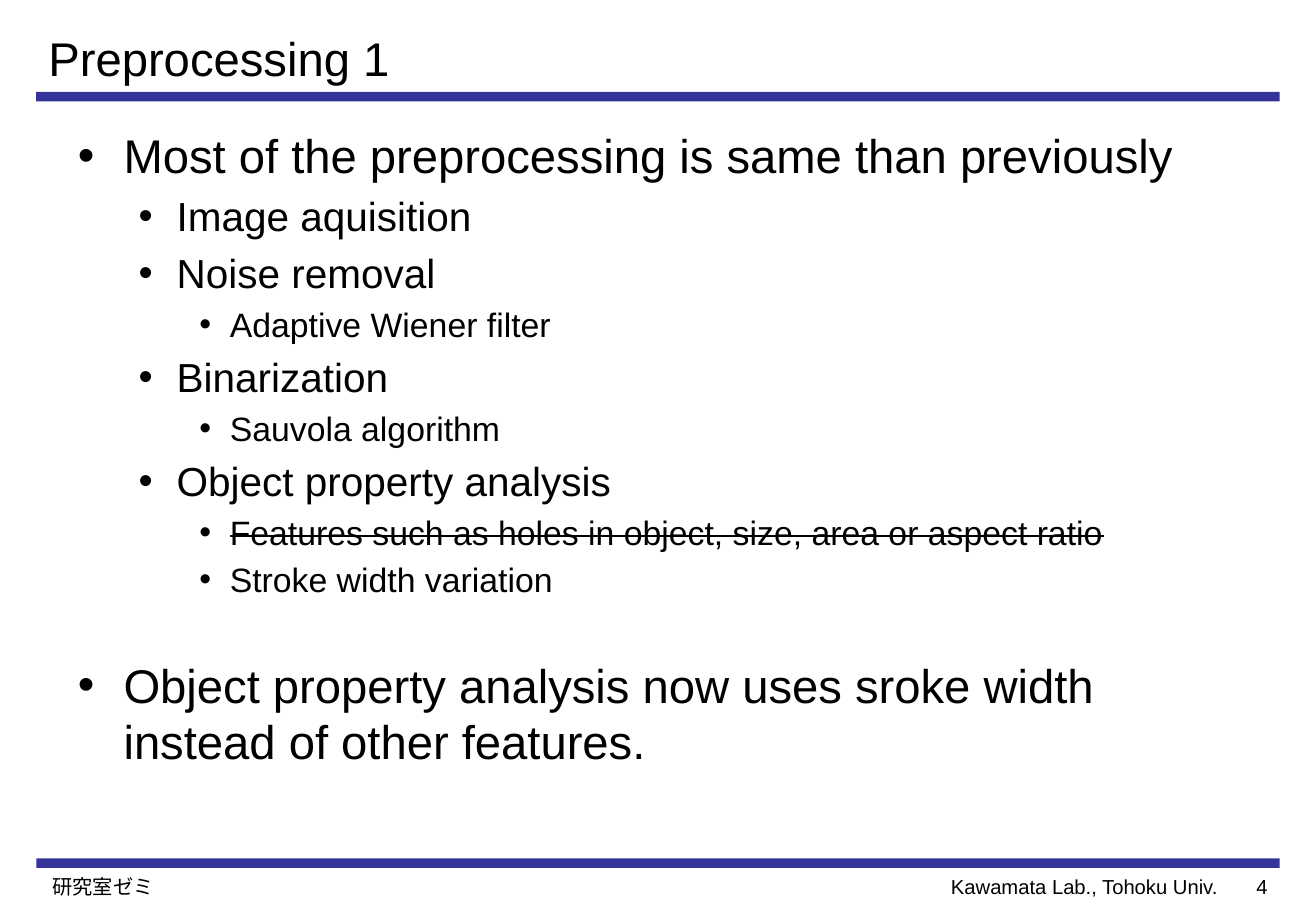
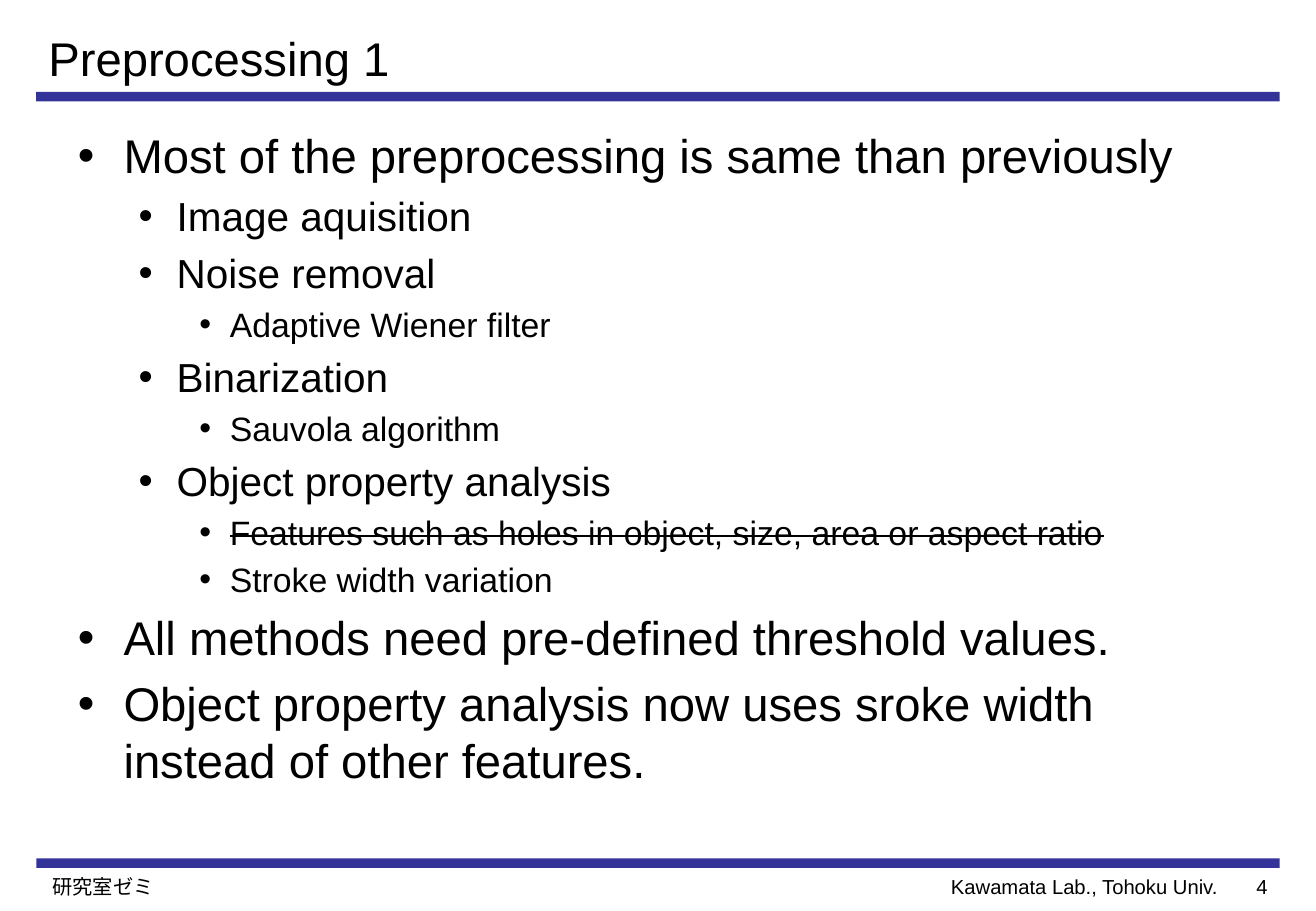
Before and after one commit to Perttu-/Handwriting-recognition, a slide deck: slide 5 of reports & presentations/seminar2/February_Seminar.pptx. Drawn at 1316x911 pixels with LibreOffice and Linux fonts; fonts in the diff are those of the drawing. Boxes give left, top, right and bottom in pixels: in the first picture for what was removed or moved away, otherwise in the second. Text is boxed around its words. In the diff, an @@ line names an element or a change of style, - is before the commit and + after.

```diff
--- a/reports & presentations/seminar2/February_Seminar.pptx
+++ b/reports & presentations/seminar2/February_Seminar.pptx
@@ text at (124,620,1110,665): paragraph added @@
+• All methods need pre-defined threshold values.
```
Also in this commit, not shown: 5 other slides changed, 7 slides added, 5 slides removed, 48 other files.
